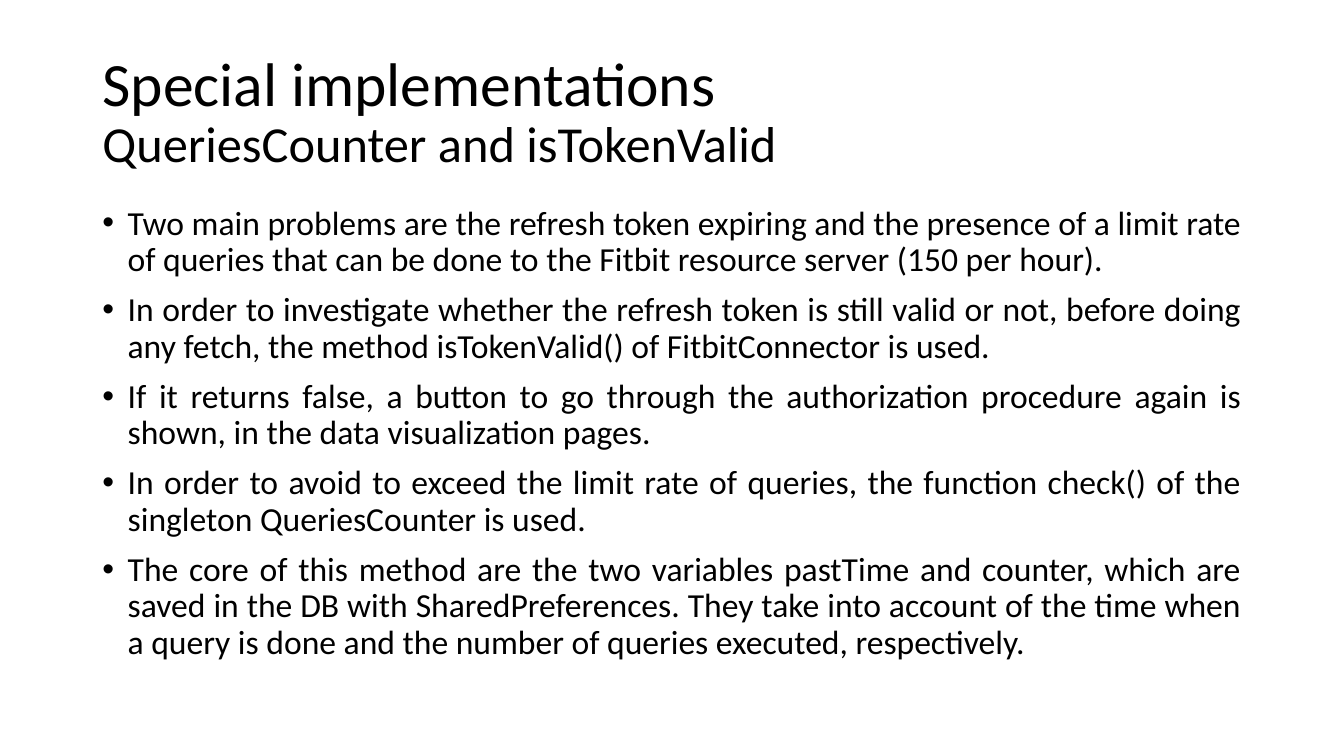
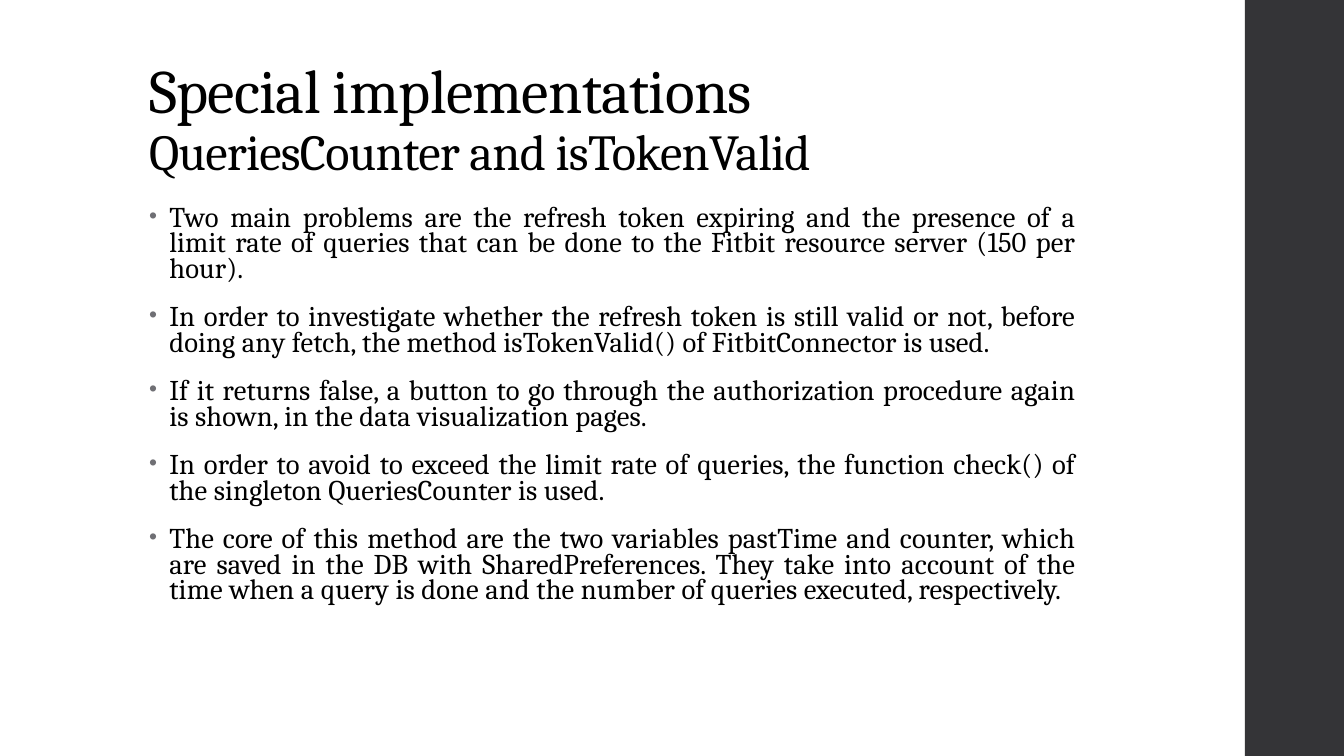
Before and after one commit to marilorena/ProgettoAppBWT, a slide deck: slide 13 of project_presentation.pptx. Drawn at 1344x756 pixels with LibreOffice and Linux fonts; fonts in the diff are those of the drawing. Boxes give left, top, right and bottom in pixels: in the first picture for what was removed or moved away, otherwise in the second. Text is boxed around its words. In the diff, an @@ line names an element or a change of style, - is before the commit and + after.

```diff
--- a/project_presentation.pptx
+++ b/project_presentation.pptx
@@ rectangle added at <box>1245,0,1344,756</box>, fill #353537 @@
@@ title "Special implementations QueriesCounter and isTokenValid": place and size @@
-title "Special implementations QueriesCounter and isTokenValid" at <box>102,63,776,169</box>
+title "Special implementations QueriesCounter and isTokenValid" at <box>149,70,811,179</box>
@@ title "Special implementations QueriesCounter and isTokenValid" at <box>149,70,811,179</box>: font Calibri to Cambria, letter spacing 0 to -0.5 pt; vertical alignment middle to bottom @@
@@ text "Two main problems are the ...": place and size @@
-text "Two main problems are the ..." at <box>128,211,1241,660</box>
+text "Two main problems are the ..." at <box>169,206,1075,606</box>
@@ text "Two main problems are the ..." at <box>169,206,1075,606</box>: size 24 to 20.4 pt, font Calibri to Cambria, letter spacing 0 to 0.1 pt; indent changed; line spacing 0.9 to 0.75; more space between paragraphs @@
```
Also in this commit, not shown: 15 other slides changed, 1 slide added, 1 slide removed.
